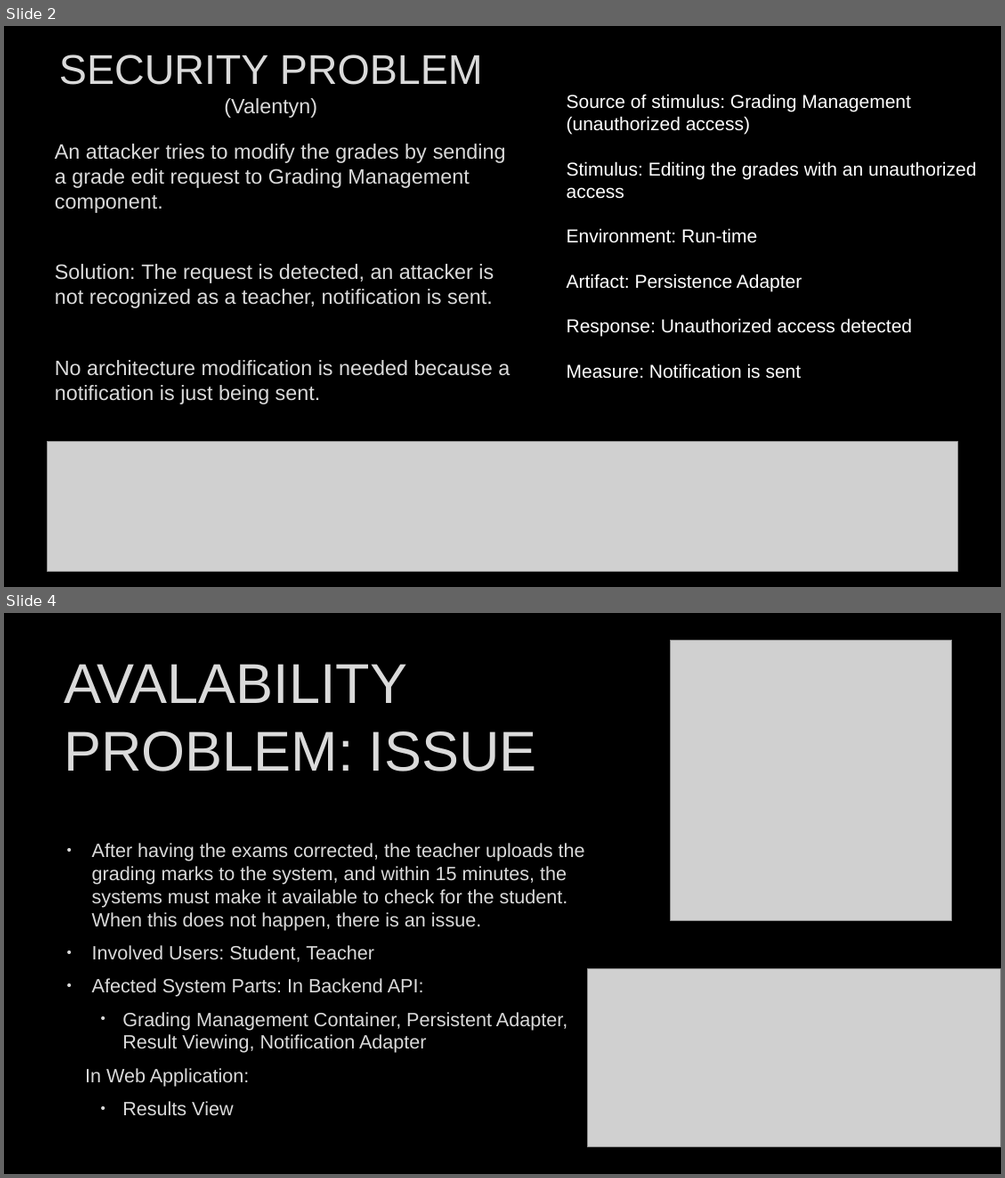
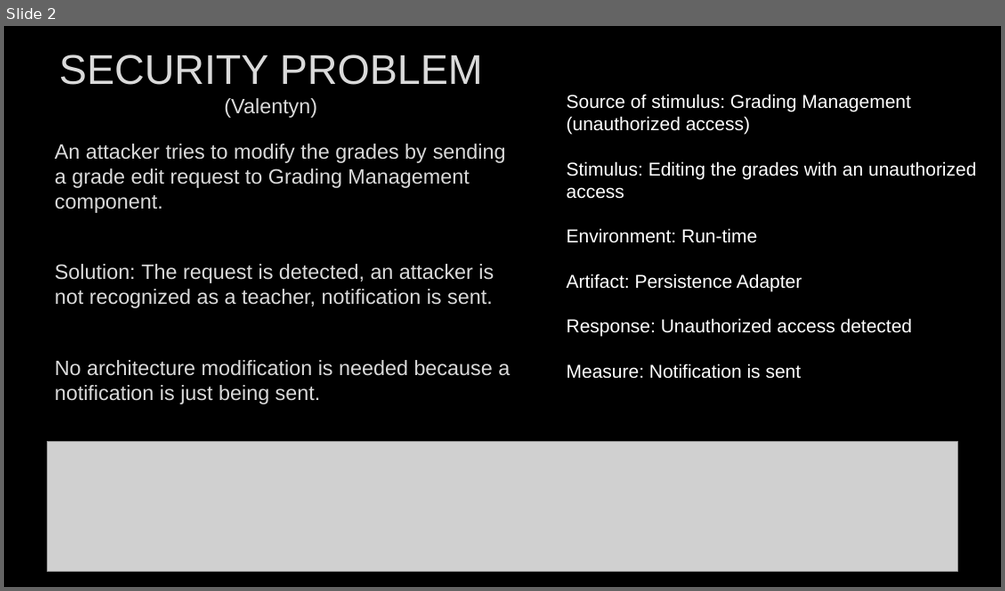
Before and after one commit to mayembe-martin/software_architecture_schedules, a slide deck: M2/Presentation_Qualities.pptx. Shown one above the other, each under a label of ours: slides 2 and 4 before the commit, slide 2 after it; the slides between them are not shown. The pictures are 1005x1178 and 1005x591 pixels, drawn with LibreOffice and Linux fonts; fonts in the diff are those of the drawing; grey boxes stand for pictures; background and template pictures are left out. Boxes give left, top, right and bottom in pixels: in the first picture for what was removed or moved away, otherwise in the second. Text is boxed around its words. In the diff, an @@ line names an element or a change of style, - is before the commit and + after.

```diff
--- a/M2/Presentation_Qualities.pptx
+++ b/M2/Presentation_Qualities.pptx
@@ slide 4 removed at bbox=[4, 613, 1001, 1174], background #000000 @@
@@ title removed at bbox=[64, 664, 537, 771] @@
-AVALABILITY PROBLEM: ISSUE
@@ picture removed at bbox=[671, 640, 952, 920] @@
@@ text removed at bbox=[85, 843, 585, 1116] @@
-• After having the exams corrected, the teacher uploads the grading marks to the system, and within 15 minutes, the systems must make it available to check for the student. When this does not happen, there is an issue.
-• Involved Users: Student, Teacher
-• Afected System Parts: In Backend API:
-  • Grading Management Container, Persistent Adapter, Result Viewing, Notification Adapter
-In Web Application:
-  • Results View
@@ picture removed at bbox=[587, 969, 1001, 1147] @@
```
Also in this commit, not shown: 4 slides added, 2 other slides removed, 2 other files.
